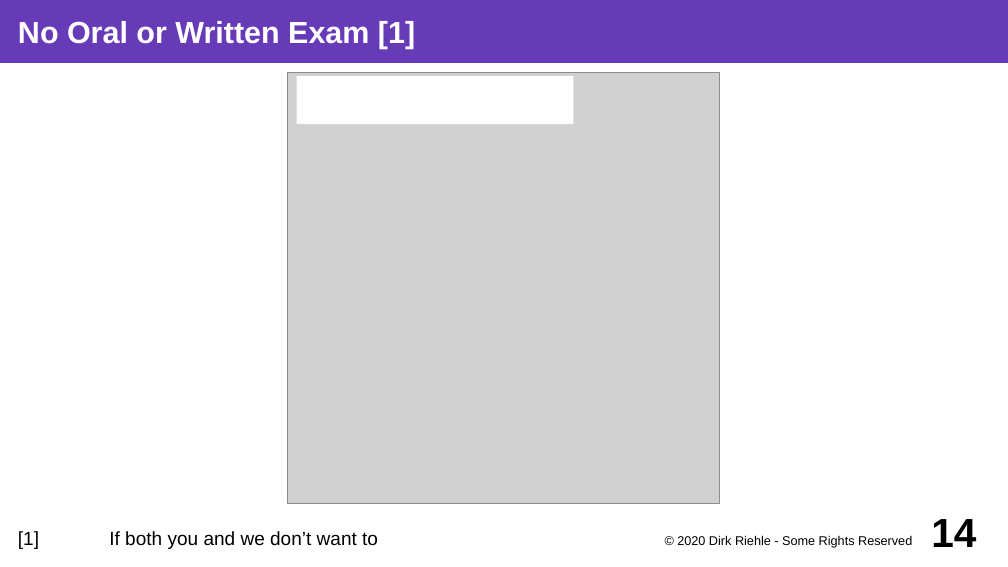
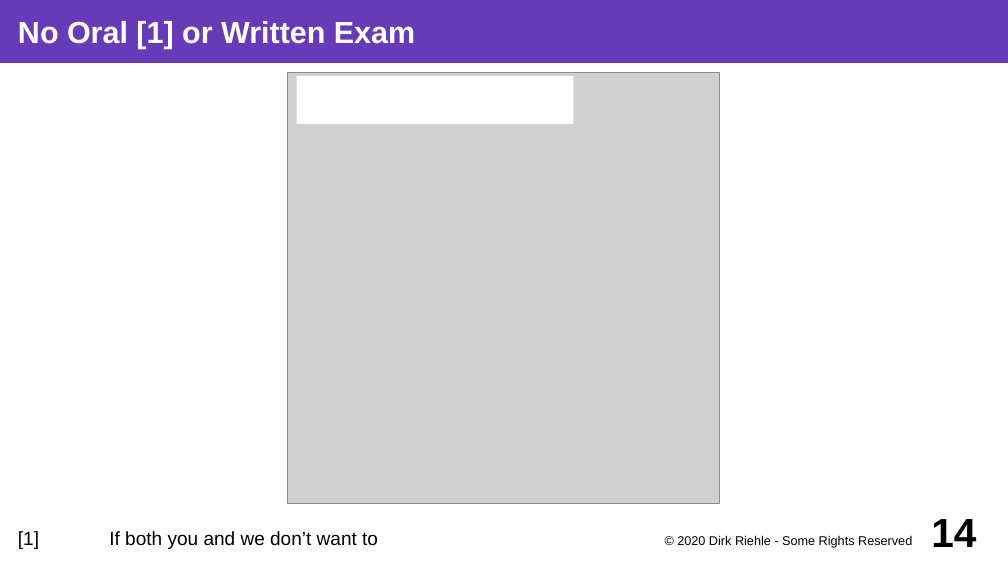
Before and after one commit to dirkriehle/coss-course, a slide deck: slide 14 of Lecture slides/COSS A01 - Course Introduction.odp. Drawn at 1008x567 pixels with LibreOffice and Linux fonts; fonts in the diff are those of the drawing; grey boxes stand for pictures. Boxes give left, top, right and bottom in pixels: in the first picture for what was removed or moved away, otherwise in the second. Text is boxed around its words. In the diff, an @@ line names an element or a change of style, - is before the commit and + after.

```diff
--- a/Lecture slides/COSS A01 - Course Introduction.odp
+++ b/Lecture slides/COSS A01 - Course Introduction.odp
@@ title at (18,21,415,49): text changed @@
-No Oral or Written Exam [1]
+No Oral [1] or Written Exam
```
Also in this commit, not shown: 8 other files.
